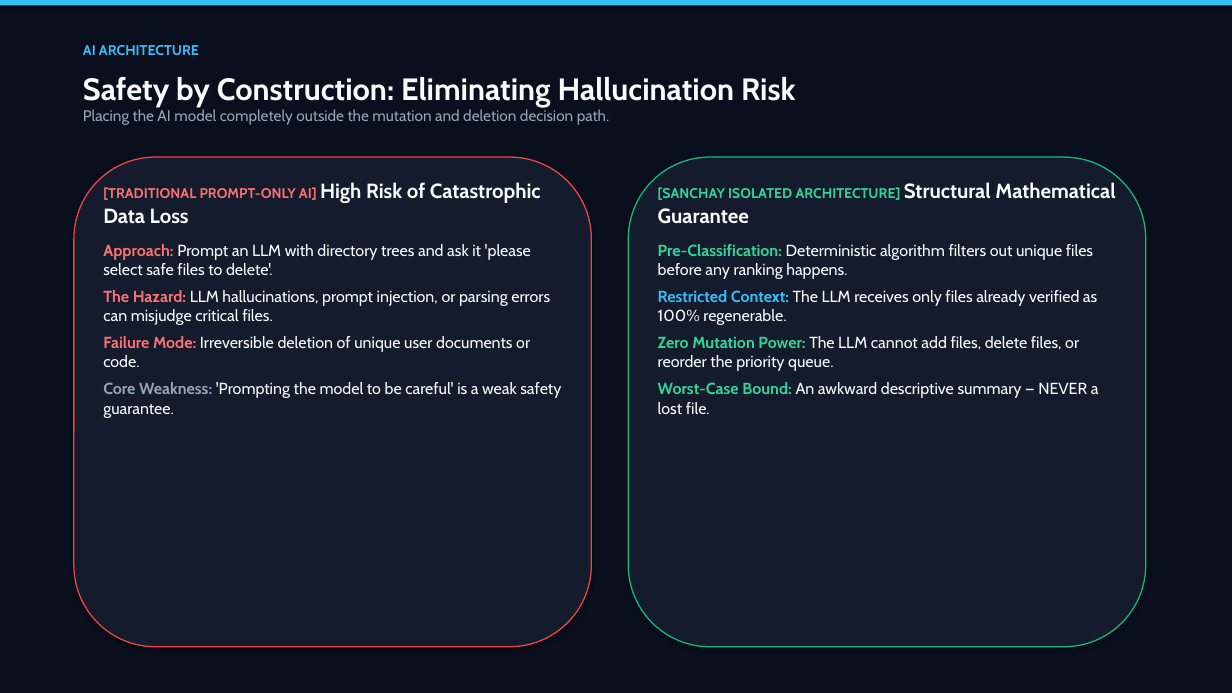
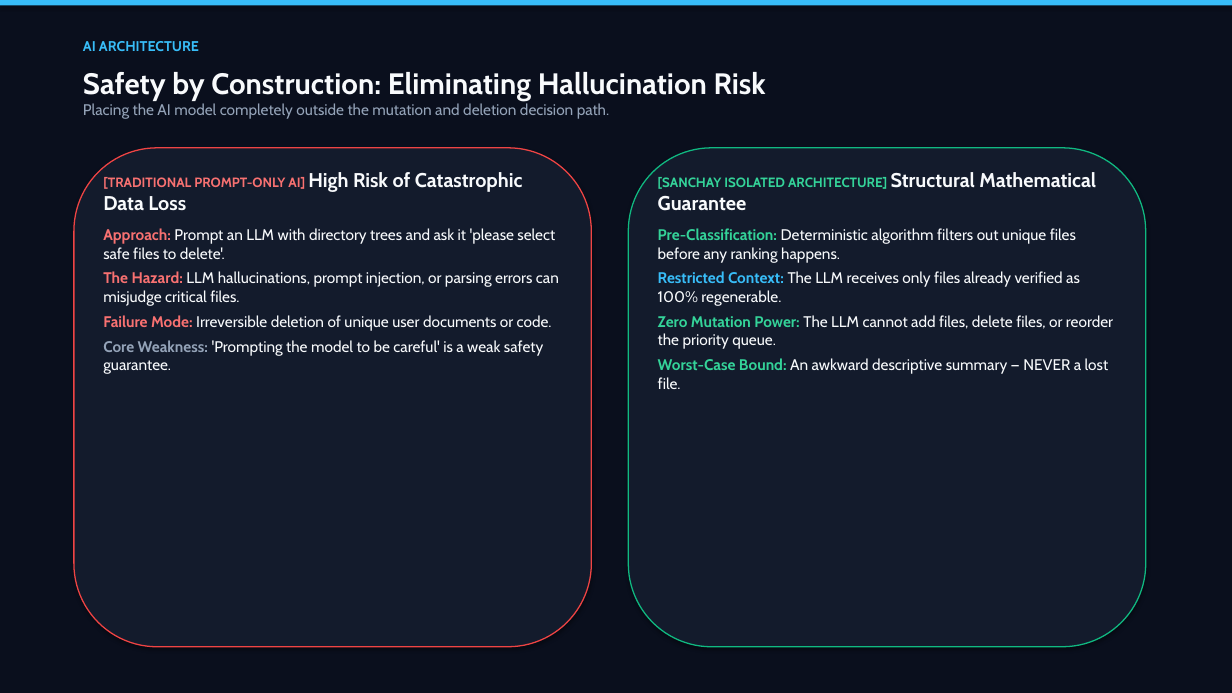
Before and after one commit to basithladdu/sanchay, a slide deck: slide 4 of docs/SANCHAY.pptx. Drawn at 1232x693 pixels with LibreOffice and Linux fonts; fonts in the diff are those of the drawing. Boxes give left, top, right and bottom in pixels: in the first picture for what was removed or moved away, otherwise in the second. Text is boxed around its words. In the diff, an @@ line names an element or a change of style, - is before the commit and + after.

```diff
--- a/docs/SANCHAY.pptx
+++ b/docs/SANCHAY.pptx
@@ text "AI ARCHITECTURE": place and size @@
-text "AI ARCHITECTURE" at (83, 45, 199, 55)
+text "AI ARCHITECTURE" at (83, 41, 199, 51)
@@ text at (83, 72, 766, 101): size 24 to 23 pt in "Safety by Construction: Eliminating Hallucination Risk" @@
@@ rounded rectangle: place and size @@
-rounded rectangle at (74, 157, 592, 647)
+rounded rectangle at (74, 148, 592, 647)
@@ rounded rectangle: place and size @@
-rounded rectangle at (628, 157, 1146, 647)
+rounded rectangle at (628, 148, 1146, 647)
@@ text "[TRADITIONAL PROMPT-ONLY AI] High Risk ...": place and size @@
-text "[TRADITIONAL PROMPT-ONLY AI] High Risk ..." at (103, 182, 561, 418)
+text "[TRADITIONAL PROMPT-ONLY AI] High Risk ..." at (103, 172, 559, 374)
@@ text "[TRADITIONAL PROMPT-ONLY AI] High Risk ..." at (103, 172, 559, 374): size 11 to 10.5 pt in "[TRADITIONAL PROMPT-ONLY AI]"; size 16 to 15.5 pt in "High Risk of Catastrophic Data Loss"; size 12.5 to 12 pt in "Approach: Prompt an LLM with directory trees ...", "The Hazard: LLM hallucinations, prompt injection, or ...", "Failure Mode: Irreversible deletion of unique user ...", "Core Weakness: 'Prompting the model to be ..."; less space between paragraphs @@
@@ text "[SANCHAY ISOLATED ARCHITECTURE] Structural Mathematical ...": place and size @@
-text "[SANCHAY ISOLATED ARCHITECTURE] Structural Mathematical ..." at (658, 182, 1115, 414)
+text "[SANCHAY ISOLATED ARCHITECTURE] Structural Mathematical ..." at (658, 172, 1113, 389)
@@ text "[SANCHAY ISOLATED ARCHITECTURE] Structural Mathematical ..." at (658, 172, 1113, 389): size 11 to 10.5 pt in "[SANCHAY ISOLATED ARCHITECTURE]"; size 16 to 15.5 pt in "Structural Mathematical Guarantee"; size 12.5 to 12 pt in "Pre-Classification: Deterministic algorithm filters out uniq ...", "Restricted Context: The LLM receives only files ...", "Zero Mutation Power: The LLM cannot add ...", "Worst-Case Bound: An awkward descriptive summary — ..."; less space between paragraphs @@
```
Also in this commit, not shown: 6 other slides changed.
